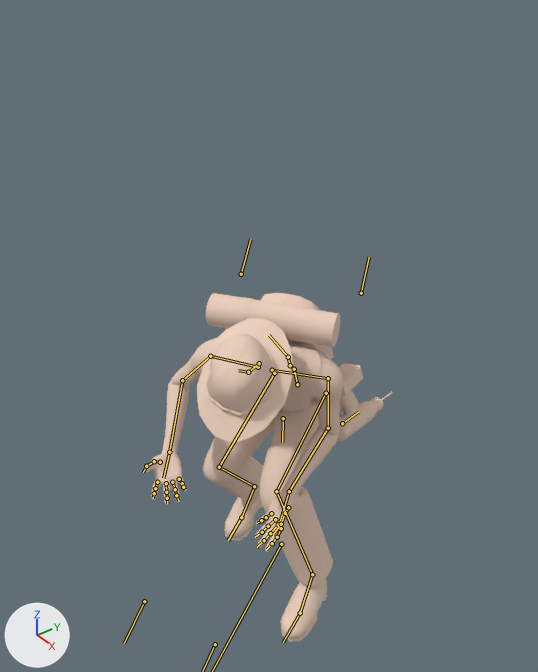
Two versions of the Blender file assets/meursault.blend, one commit apart.
One viewpoint serves both versions: a 50 mm lens placed at (4.36, -4.06, 2.66), pointed at (2.19, -2.41, 0.91). The axes (+X, +Y, +Z) are drawn at lower left. The lights are the same throughout. Both versions are drawn at frame 991 of the action 'intro'; the numbers are the values there. The bones that bend it are drawn over the model as lines.

In view in the first picture: 'meursault'.
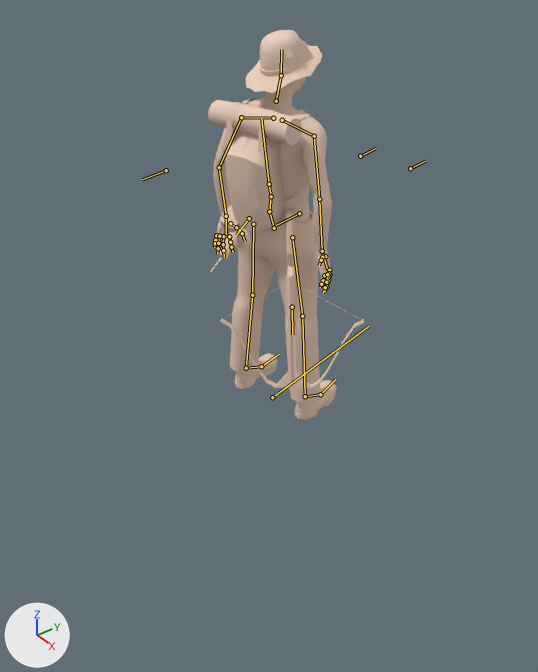
Where the change shows, as pixel boxes (x1, y1, x2, y2) in the pictures (538 x 672 px):
```json
{"object": "meursault", "change": "posed", "before": [143, 293, 393, 642], "after": [208, 30, 364, 419], "on screen": "37% narrower, 11% taller"}
{"bone": "pelvis", "before": "(297, 384) to (293, 367)", "after": "(274, 228) to (269, 209)"}
{"bone": "spine_01", "before": "(294, 369) to (290, 365)", "after": "(269, 211) to (271, 196)"}
{"bone": "spine_03", "before": "(288, 357) to (269, 335)", "after": "(269, 184) to (261, 118)"}
{"bone": "elbow_r", "before": "(241, 274) to (250, 239)", "after": "(299, 213) to (276, 225)"}
{"bone": "elbow_l", "before": "(361, 293) to (369, 257)", "after": "(166, 170) to (142, 179)"}
{"bone": "crossbow", "before": "(283, 418) to (282, 442)", "after": "(292, 307) to (292, 334)"}
{"bone": "foot_r.IK", "before": "(254, 486) to (241, 517)", "after": "(305, 396) to (320, 394)"}
{"bone": "foot_l.IK", "before": "(312, 574) to (300, 613)", "after": "(246, 368) to (261, 366)"}
```

The change, as JSON lines over the scene's bpy script:
```json
{"block": "bone_root", "where": "bone_root = bpy.data.objects['armature'].pose.bones['root']"}
{"op": "set", "path": "bone_root.location", "old": "(-2.512, 2.579, 0.0)", "new": "(-1.617, 1.939, 0.0)"}
{"op": "set", "path": "bone_root.rotation_quaternion", "old": "(-0.968, 0.0, 0.0, -0.253)", "new": "(-0.115, 0.0, 0.0, 0.988)", "note": "degrees (0, 0, 29) -> degrees (0, 0, -167)"}
{"block": "bone_pelvis", "where": "bone_pelvis = bpy.data.objects['armature'].pose.bones['pelvis']  # child of 'root'"}
{"op": "set", "path": "bone_pelvis.location", "old": "(0.0, -0.203, -0.252)", "new": "(0.0, 0.0, 0.0)"}
{"op": "set", "path": "bone_pelvis.rotation_quaternion", "old": "(0.939, 0.331, -0.087, -0.001)", "new": "(1.0, 0.0, 0.0, 0.0)", "note": "degrees (39, -9, -3) -> degrees (0, 0, 0)"}
{"block": "bone_spine_01", "where": "bone_spine_01 = bpy.data.objects['armature'].pose.bones['spine_01']  # child of 'pelvis'"}
{"op": "set", "path": "bone_spine_01.rotation_quaternion", "old": "(0.991, 0.0, 0.091, -0.094)", "new": "(1.0, 0.0, 0.0, 0.0)", "note": "degrees (-1, 10, -11) -> degrees (0, 0, 0)"}
{"block": "bone_spine_03", "where": "bone_spine_03 = bpy.data.objects['armature'].pose.bones['spine_03']  # child of 'spine_02'"}
{"op": "set", "path": "bone_spine_03.rotation_quaternion", "old": "(0.993, 0.122, 0.002, 0.0)", "new": "(1.0, 0.0, 0.0, 0.0)", "note": "degrees (14, 0, 0) -> degrees (0, 0, 0)"}
{"block": "bone_elbow_r", "where": "bone_elbow_r = bpy.data.objects['armature'].pose.bones['elbow_r']  # child of 'spine_01'"}
{"op": "set", "path": "bone_elbow_r.location", "old": "(0.146, 0.0, 0.0)", "new": "(0.0, 0.0, 0.0)"}
{"block": "bone_elbow_l", "where": "bone_elbow_l = bpy.data.objects['armature'].pose.bones['elbow_l']  # child of 'spine_01'"}
{"op": "set", "path": "bone_elbow_l.location", "old": "(-0.175, 0.0, 0.0)", "new": "(0.0, 0.0, 0.0)"}
{"block": "bone_hand_l_ik", "where": "bone_hand_l_ik = bpy.data.objects['armature'].pose.bones['hand_l.IK']  # child of 'root'"}
{"op": "set", "path": "bone_hand_l_ik.location", "old": "(0.415, 0.216, 0.427)", "new": "(0.289, -0.18, 0.14)"}
{"op": "set", "path": "bone_hand_l_ik.rotation_quaternion", "old": "(0.704, -0.041, -0.647, -0.29)", "new": "(0.87, 0.0, 0.0, -0.494)", "note": "degrees (63, -69, -91) -> degrees (0, 0, -59)"}
{"block": "bone_hand_r_ik", "where": "bone_hand_r_ik = bpy.data.objects['armature'].pose.bones['hand_r.IK']  # child of 'root'"}
{"op": "set", "path": "bone_hand_r_ik.location", "old": "(-0.399, 0.251, 0.304)", "new": "(-0.298, -0.2, 0.146)"}
{"op": "set", "path": "bone_hand_r_ik.rotation_quaternion", "old": "(0.567, 0.21, 0.762, 0.231)", "new": "(0.921, 0.0, 0.0, 0.389)", "note": "degrees (-67, 130, -65) -> degrees (0, 0, 46)"}
{"block": "bone_crossbow", "where": "bone_crossbow = bpy.data.objects['armature'].pose.bones['crossbow']"}
{"op": "set", "path": "bone_crossbow.location", "old": "(0.135, -0.226, 1.141)", "new": "(0.041, -0.314, 1.381)"}
{"op": "set", "path": "bone_crossbow.rotation_quaternion", "old": "(0.251, -0.049, 0.954, -0.157)", "new": "(0.294, 0.0, 0.924, 0.246)", "note": "degrees (21, 152, 11) -> degrees (-33, 147, -10)"}
{"block": "bone_foot_r_ik", "where": "bone_foot_r_ik = bpy.data.objects['armature'].pose.bones['foot_r.IK']"}
{"op": "set", "path": "bone_foot_r_ik.location", "old": "(0.005, -0.187, 0.092)", "new": "(0.0, 0.0, 0.0)"}
{"block": "bone_foot_l_ik", "where": "bone_foot_l_ik = bpy.data.objects['armature'].pose.bones['foot_l.IK']"}
{"op": "set", "path": "bone_foot_l_ik.location", "old": "(0.004, 0.155, -0.076)", "new": "(0.0, 0.0, 0.0)"}
```
